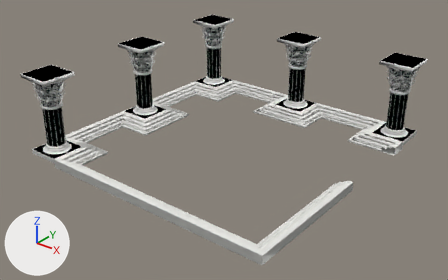
The glTF model www/models/iso_scenes/33.glb as it was, and as the next commit left it.
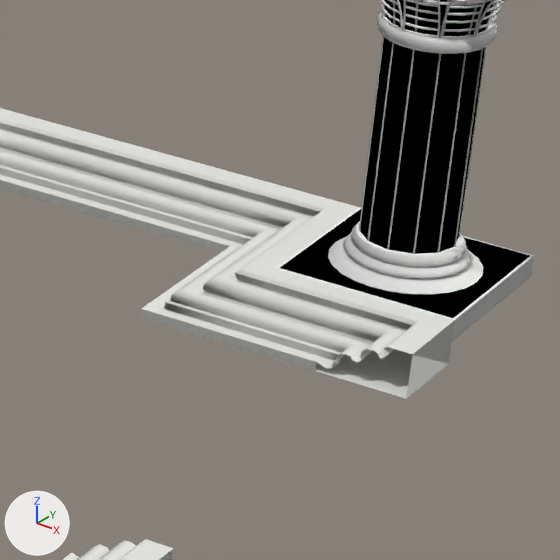
There are two pictures of each version: one whole from a 50 mm camera at (28.14, -36.76, 16.81) aimed at (8.21, -11.85, 1.36), one close up on the part from 72% to 94% of the width and 31% to 66% of the height. The lights are fixed; the arrows at lower left show +X, +Y and +Z. Where no turn or scale is listed for an object, it has been applied to the vertices. Vertices at the same position are counted once.

In view in the first close-up: 'colored', 'original_6', 'original_8'.
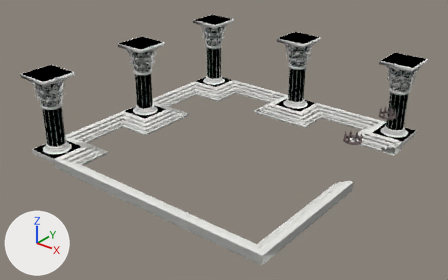
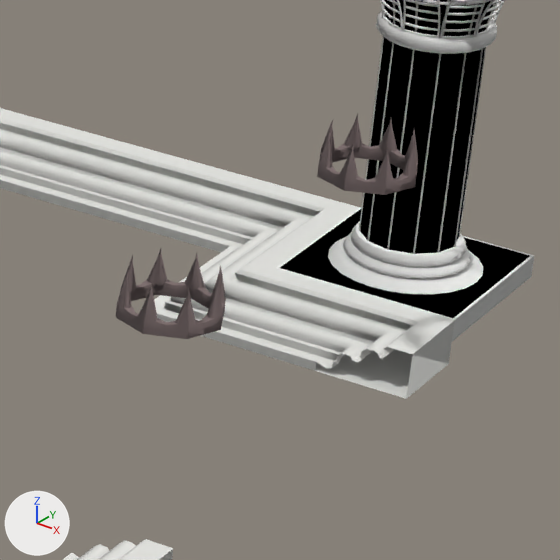
Pixel boxes [x1, y1, x2, y2] of what changed, in the close-ups (560 x 560 px):
part 1 of me_mesh_0, added
    after: [317, 114, 418, 195]
part 2 of me_mesh_0, added
    after: [116, 249, 226, 339]

Edits to the bpy script that builds the scene:
```text
Change me_mesh_0:
    used by ob_colored; location = (0.0, 0.0, 0.0)
    remove me_mesh_0.from_pydata(...)  # 38898 vertices, 79836 faces; spans x 0.0..16.0, y -19.0..-3.0, z 0.5..5.5
    add me_mesh_0.from_pydata(...)  # 39282 vertices, 80604 faces; spans x 0.0..16.0, y -19.0..-3.0, z 0.5..5.5
    me_mesh_0 part 1: a new loose piece of 192 vertices spanning x 15.0..16.0, y -7.0..-6.0, z 3.0..3.5, in mat_material_0
    me_mesh_0 part 2: a new loose piece of 192 vertices spanning x 15.0..16.0, y -11.0..-10.0, z 3.0..3.5, in mat_material_0
```
